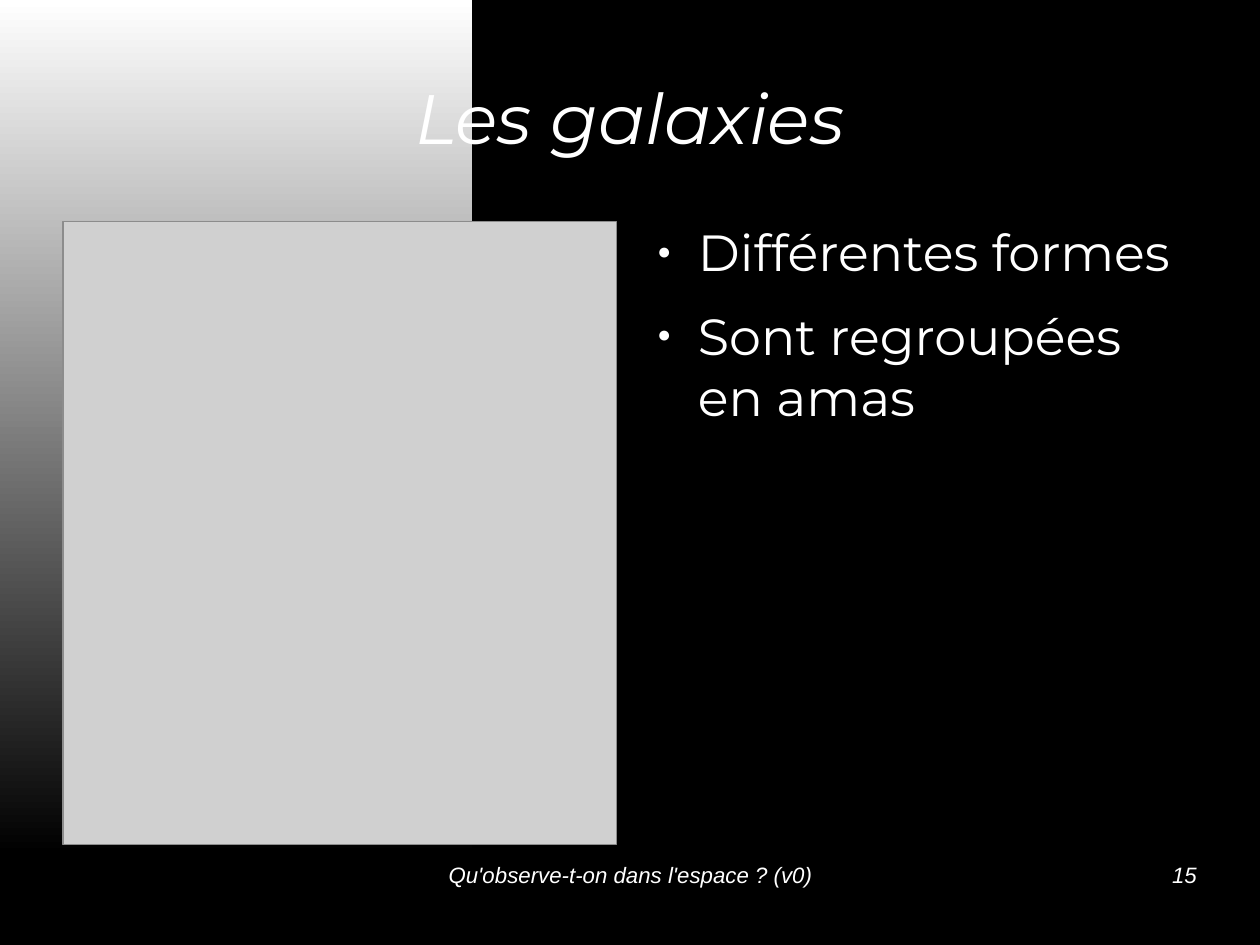
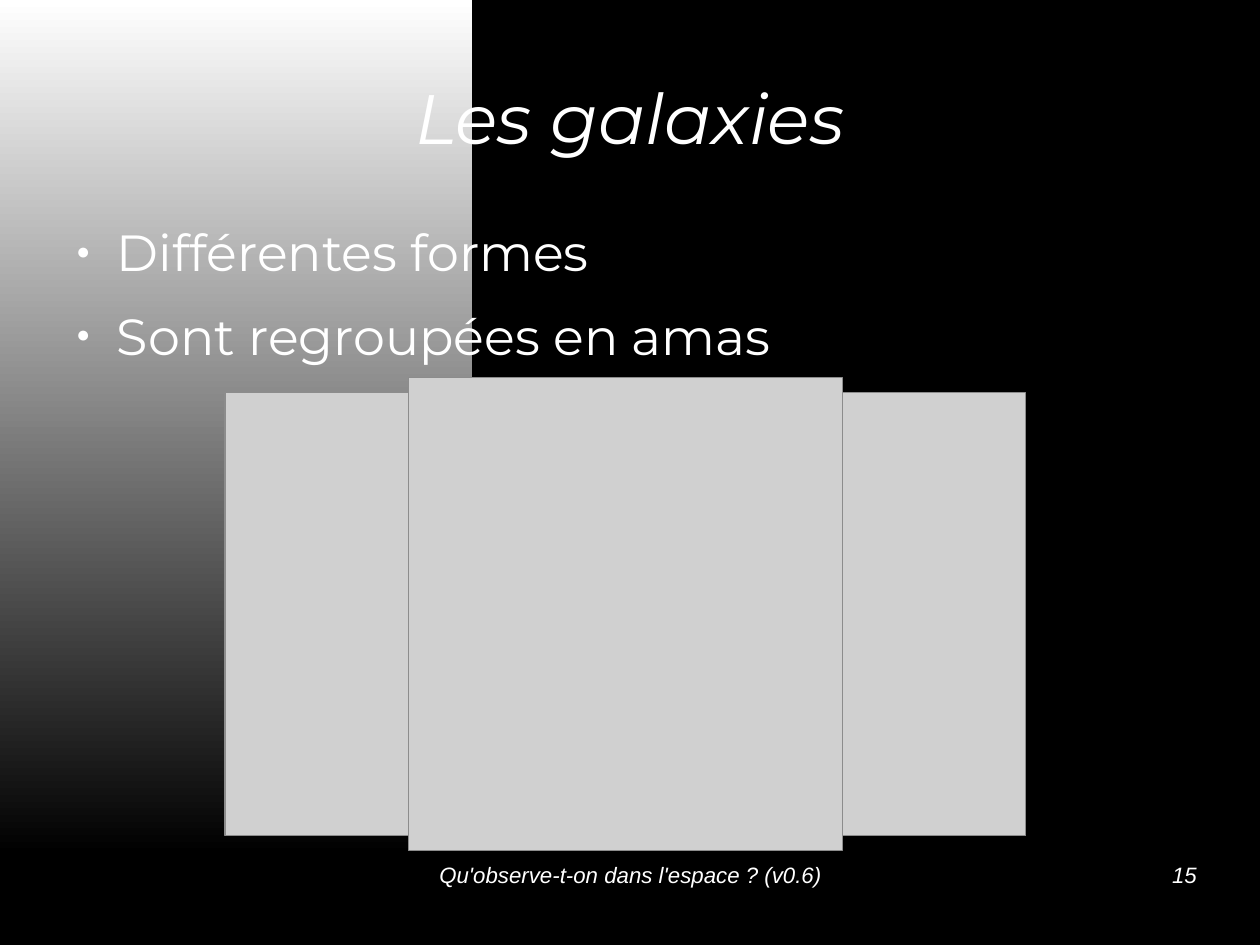
Before and after one commit to jcarnu/qf-astro, a slide deck: slide 15 of Ressources/Presentations/Qu_observe-t-on_dans_l_espace.odp. Drawn at 1260x945 pixels with LibreOffice and Linux fonts; fonts in the diff are those of the drawing; grey boxes stand for pictures; background and template pictures are left out. Boxes give left, top, right and bottom in pixels: in the first picture for what was removed or moved away, otherwise in the second. Text is boxed around its words. In the diff, an @@ line names an element or a change of style, - is before the commit and + after.

Commit message:
Ajout des galaxies, amas, étoiles (texte uniquement) amas et crédits

```diff
--- a/Ressources/Presentations/Qu_observe-t-on_dans_l_espace.odp
+++ b/Ressources/Presentations/Qu_observe-t-on_dans_l_espace.odp
@@ text "Différentes formes" rewrapped from [698, 233, 1170, 417] to [117, 223, 771, 367] @@
@@ picture removed at [63, 221, 616, 845] @@
@@ picture added at [408, 378, 843, 851] @@
@@ picture added at [225, 392, 1027, 836] @@
@@ text at [439, 867, 821, 888]: text changed @@
-Qu'observe-t-on dans l'espace ? (v0)
+Qu'observe-t-on dans l'espace ? (v0.6)
```
Also in this commit, not shown: 13 other slides changed, 1 slide added.
